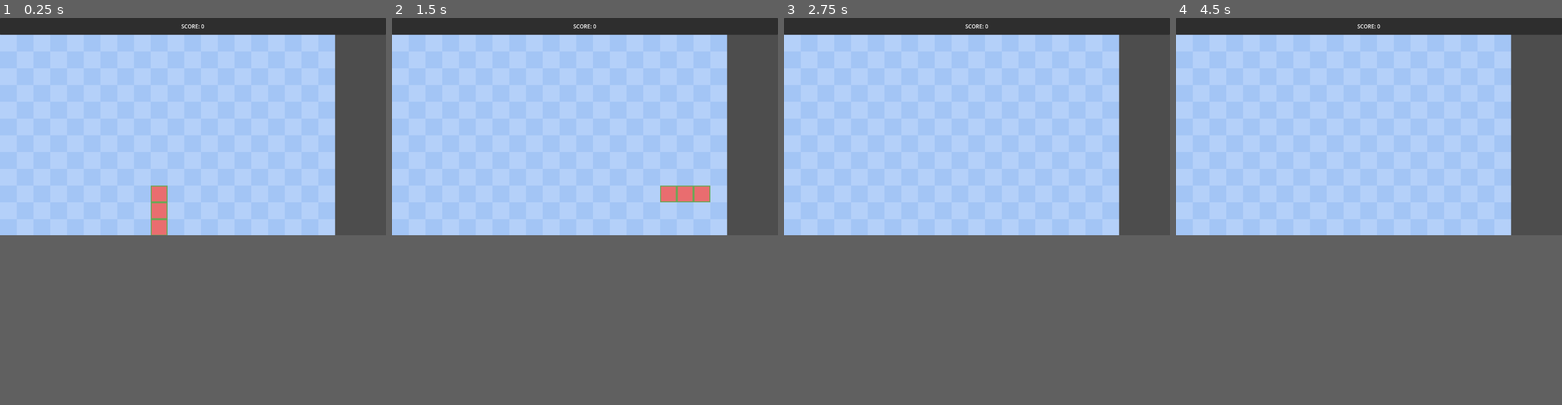
Above: before the commit, frames 1-4 (left to right).
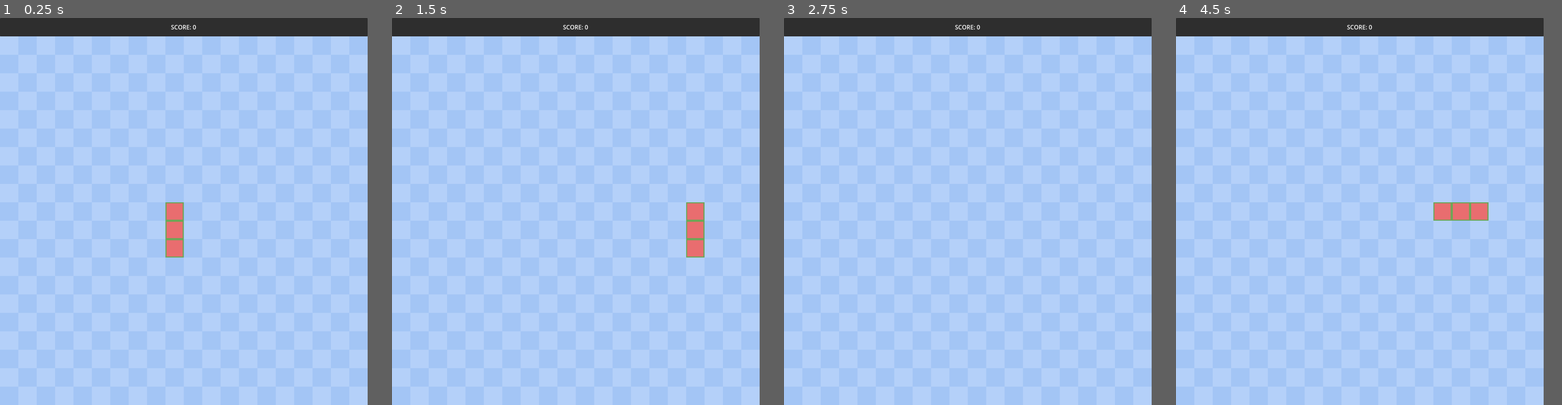
Above: after the commit, the same moments.

Repository: nehaldev/snake-game
Game: Godot game, scene res://scenes/main.tscn
Same seed, same stepped clock (60 frames per second), same inputs: the game is played once before the commit and once after it. Before the commit the project has no main scene; this scene is started directly in both runs.
Inputs:
- Up to frame 1 (0.25 s): no input
- Up to frame 2 (1.5 s): tap Enter at 0.5 s; hold Right (ui_right) 0.53-1.28 s; hold S (move_down, bound only after the commit) from 1.28 s (still down)
- Up to frame 3 (2.75 s): release S (move_down, bound only after the commit) at 2.03 s; hold Right (ui_right) from 2.03 s (still down)
- Up to frame 4 (4.5 s): release Right (ui_right) at 2.78 s; hold W (move_up, bound only after the commit) 2.78-3.53 s; tap Space at 3.5 s; hold D (move_left, bound only after the commit) from 3.53 s (still down)
In our replay, the window is 799x449 before the commit and 761x800 after it. These sizes can differ from the game's own. Grey fills any space a smaller window leaves; there, only what the larger window draws over its background counts as a difference.

The runs differ from the first frame. In frame 1, 6.3% of the frame differs, in the area x 0-100%, y 0-62%; in frame 2, 6.4%; in frame 3, 5.1%; in frame 4, 5.8%.

Commit message:
Update settings

Diff:
--- a/project.godot
+++ b/project.godot
@@ -11,5 +11,34 @@
 [application]
 
 config/name="Snake Game"
+run/main_scene="res://scenes/main.tscn"
 config/features=PackedStringArray("4.2", "Forward Plus")
 config/icon="res://icon.svg"
+
+[display]
+
+window/size/viewport_width=1000
+window/size/viewport_height=1050
+
+[input]
+
+move_left={
+"deadzone": 0.5,
+"events": [Object(InputEventKey,"resource_local_to_scene":false,"resource_name":"","device":-1,"window_id":0,"alt_pressed":false,"shift_pressed":false,"ctrl_pressed":false,"meta_pressed":false,"pressed":false,"keycode":0,"physical_keycode":68,"key_label":0,"unicode":100,"echo":false,"script":null)
+]
+}
+move_up={
+"deadzone": 0.5,
+"events": [Object(InputEventKey,"resource_local_to_scene":false,"resource_name":"","device":-1,"window_id":0,"alt_pressed":false,"shift_pressed":false,"ctrl_pressed":false,"meta_pressed":false,"pressed":false,"keycode":0,"physical_keycode":87,"key_label":0,"unicode":119,"echo":false,"script":null)
+]
+}
+move_down={
+"deadzone": 0.5,
+"events": [Object(InputEventKey,"resource_local_to_scene":false,"resource_name":"","device":-1,"window_id":0,"alt_pressed":false,"shift_pressed":false,"ctrl_pressed":false,"meta_pressed":false,"pressed":false,"keycode":0,"physical_keycode":83,"key_label":0,"unicode":115,"echo":false,"script":null)
+]
+}
+move_right={
+"deadzone": 0.5,
+"events": [Object(InputEventKey,"resource_local_to_scene":false,"resource_name":"","device":-1,"window_id":0,"alt_pressed":false,"shift_pressed":false,"ctrl_pressed":false,"meta_pressed":false,"pressed":false,"keycode":0,"physical_keycode":65,"key_label":0,"unicode":97,"echo":false,"script":null)
+]
+}
